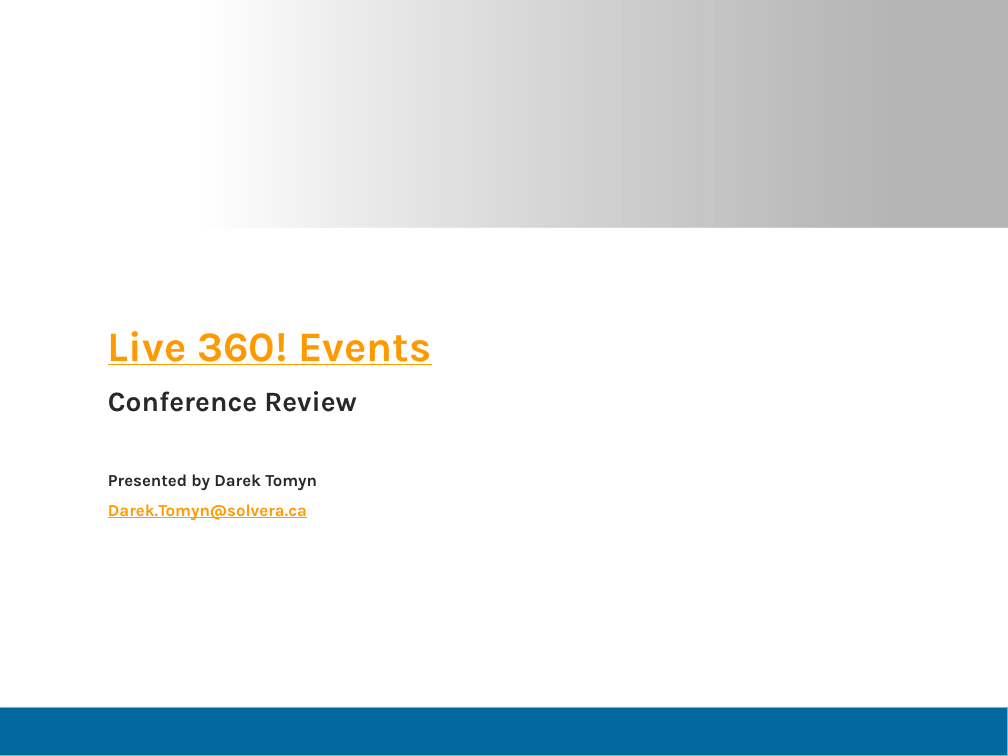
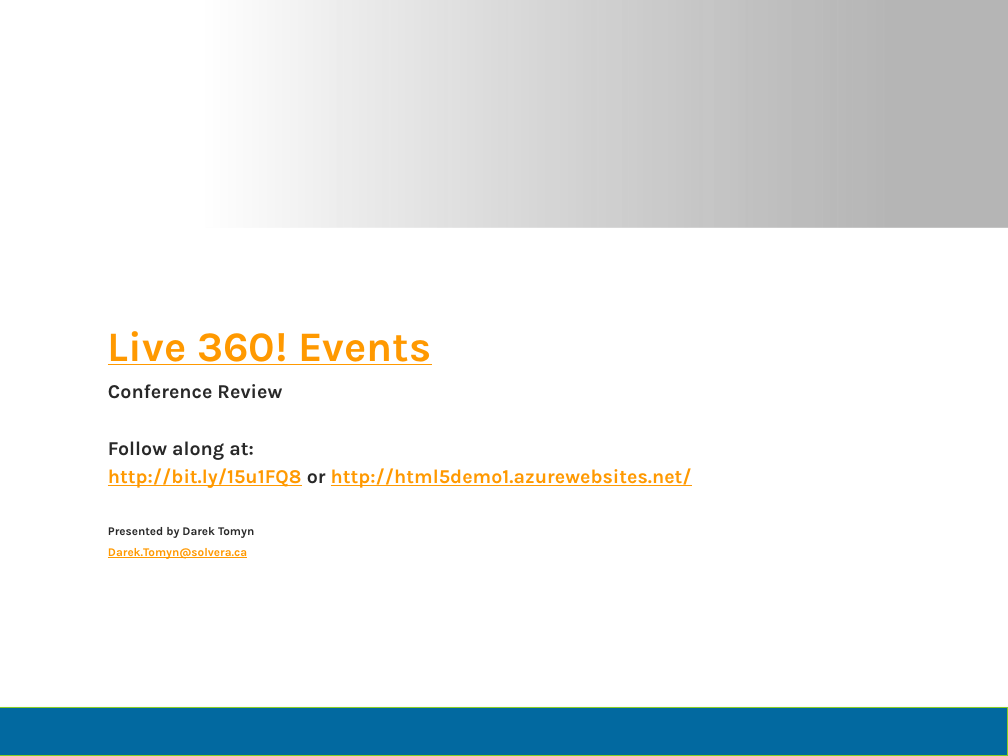
Before and after one commit to dtomyn/HTML5Demo1, a slide deck: slide 1 of Docs/2012 - Live360 Event Review (NEWER).pptx. Drawn at 1008x756 pixels with LibreOffice and Linux fonts; fonts in the diff are those of the drawing; background and template pictures are left out. Boxes give left, top, right and bottom in pixels: in the first picture for what was removed or moved away, otherwise in the second. Text is boxed around its words. In the diff, an @@ line names an element or a change of style, - is before the commit and + after.

```diff
--- a/Docs/2012 - Live360 Event Review (NEWER).pptx
+++ b/Docs/2012 - Live360 Event Review (NEWER).pptx
@@ subtitle at [108,384,282,559]: size 20 to 14 pt in "Conference Review"; size 12 to 8.4 pt in "Presented by Darek Tomyn", "Darek.Tomyn@solvera.ca"; line spacing 1 to 0.8 @@
@@ subtitle at [108,441,692,488]: paragraphs added @@
+Follow along at:
+http://bit.ly/15u1FQ8 or http://html5demo1.azurewebsites.net/
```
Also in this commit, not shown: 1 other file.
